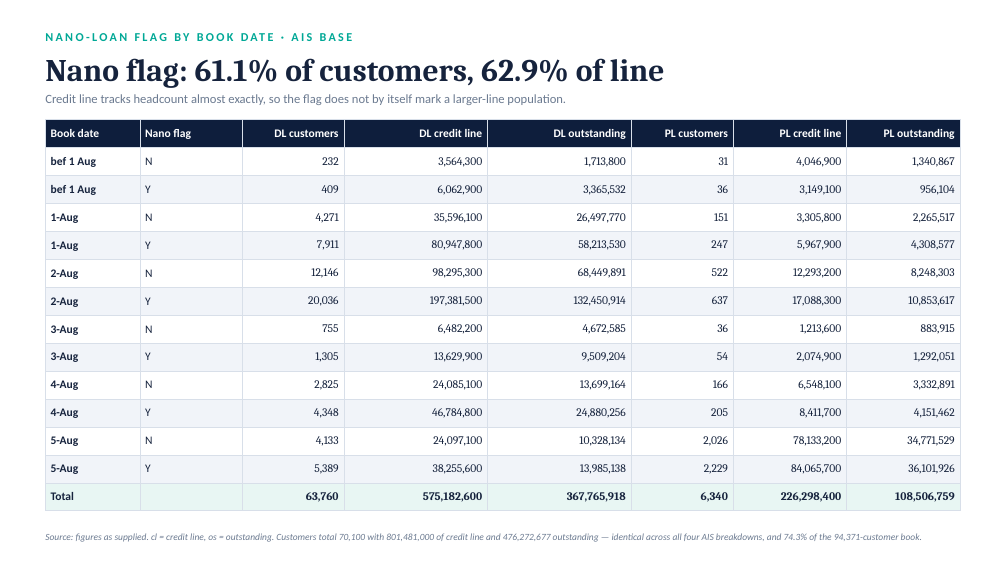
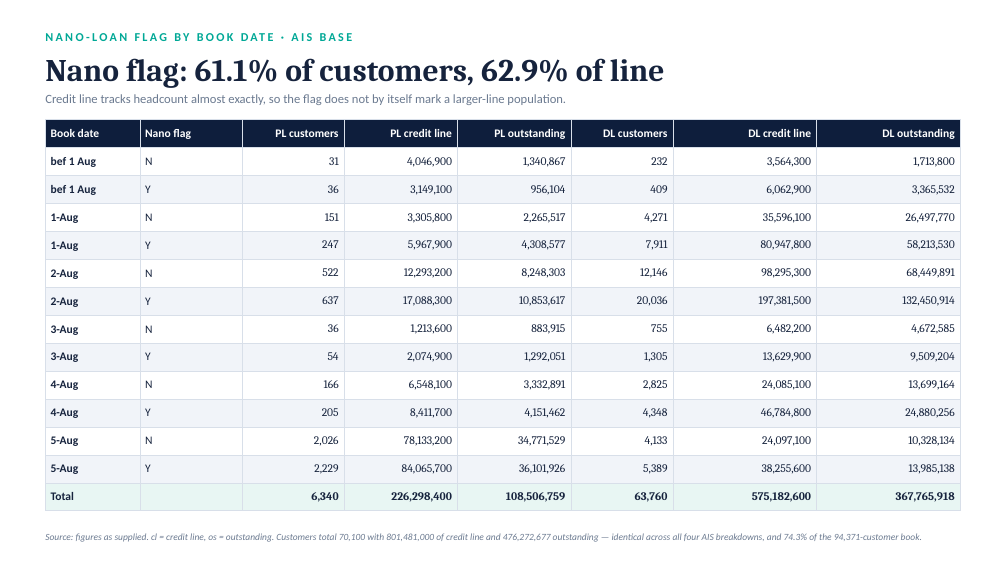
Before and after one commit to hweisim/claude_code, a slide deck: slide 10 of Lending_Book_Loan_Summary.pptx. Drawn at 1008x567 pixels with LibreOffice and Linux fonts; fonts in the diff are those of the drawing. Boxes give left, top, right and bottom in pixels: in the first picture for what was removed or moved away, otherwise in the second. Text is boxed around its words. In the diff, an @@ line names an element or a change of style, - is before the commit and + after.

```diff
--- a/Lending_Book_Loan_Summary.pptx
+++ b/Lending_Book_Loan_Summary.pptx
@@ table at [45, 119, 960, 506] @@
-row 1: Book date | Nano flag | DL customers | DL credit line | DL outstanding | PL customers | PL credit line | PL outstanding
+row 1: Book date | Nano flag | PL customers | PL credit line | PL outstanding | DL customers | DL credit line | DL outstanding
-row 2: bef 1 Aug | N | 232 | 3,564,300 | 1,713,800 | 31 | 4,046,900 | 1,340,867
+row 2: bef 1 Aug | N | 31 | 4,046,900 | 1,340,867 | 232 | 3,564,300 | 1,713,800
-row 3: bef 1 Aug | Y | 409 | 6,062,900 | 3,365,532 | 36 | 3,149,100 | 956,104
+row 3: bef 1 Aug | Y | 36 | 3,149,100 | 956,104 | 409 | 6,062,900 | 3,365,532
-row 4: 1-Aug | N | 4,271 | 35,596,100 | 26,497,770 | 151 | 3,305,800 | 2,265,517
+row 4: 1-Aug | N | 151 | 3,305,800 | 2,265,517 | 4,271 | 35,596,100 | 26,497,770
-row 5: 1-Aug | Y | 7,911 | 80,947,800 | 58,213,530 | 247 | 5,967,900 | 4,308,577
+row 5: 1-Aug | Y | 247 | 5,967,900 | 4,308,577 | 7,911 | 80,947,800 | 58,213,530
-row 6: 2-Aug | N | 12,146 | 98,295,300 | 68,449,891 | 522 | 12,293,200 | 8,248,303
+row 6: 2-Aug | N | 522 | 12,293,200 | 8,248,303 | 12,146 | 98,295,300 | 68,449,891
-row 7: 2-Aug | Y | 20,036 | 197,381,500 | 132,450,914 | 637 | 17,088,300 | 10,853,617
+row 7: 2-Aug | Y | 637 | 17,088,300 | 10,853,617 | 20,036 | 197,381,500 | 132,450,914
-row 8: 3-Aug | N | 755 | 6,482,200 | 4,672,585 | 36 | 1,213,600 | 883,915
+row 8: 3-Aug | N | 36 | 1,213,600 | 883,915 | 755 | 6,482,200 | 4,672,585
-row 9: 3-Aug | Y | 1,305 | 13,629,900 | 9,509,204 | 54 | 2,074,900 | 1,292,051
+row 9: 3-Aug | Y | 54 | 2,074,900 | 1,292,051 | 1,305 | 13,629,900 | 9,509,204
-row 10: 4-Aug | N | 2,825 | 24,085,100 | 13,699,164 | 166 | 6,548,100 | 3,332,891
+row 10: 4-Aug | N | 166 | 6,548,100 | 3,332,891 | 2,825 | 24,085,100 | 13,699,164
-row 11: 4-Aug | Y | 4,348 | 46,784,800 | 24,880,256 | 205 | 8,411,700 | 4,151,462
+row 11: 4-Aug | Y | 205 | 8,411,700 | 4,151,462 | 4,348 | 46,784,800 | 24,880,256
-row 12: 5-Aug | N | 4,133 | 24,097,100 | 10,328,134 | 2,026 | 78,133,200 | 34,771,529
+row 12: 5-Aug | N | 2,026 | 78,133,200 | 34,771,529 | 4,133 | 24,097,100 | 10,328,134
-row 13: 5-Aug | Y | 5,389 | 38,255,600 | 13,985,138 | 2,229 | 84,065,700 | 36,101,926
+row 13: 5-Aug | Y | 2,229 | 84,065,700 | 36,101,926 | 5,389 | 38,255,600 | 13,985,138
-row 14: Total |  | 63,760 | 575,182,600 | 367,765,918 | 6,340 | 226,298,400 | 108,506,759
+row 14: Total |  | 6,340 | 226,298,400 | 108,506,759 | 63,760 | 575,182,600 | 367,765,918
```
Also in this commit, not shown: 7 other slides changed, 1 other file.
